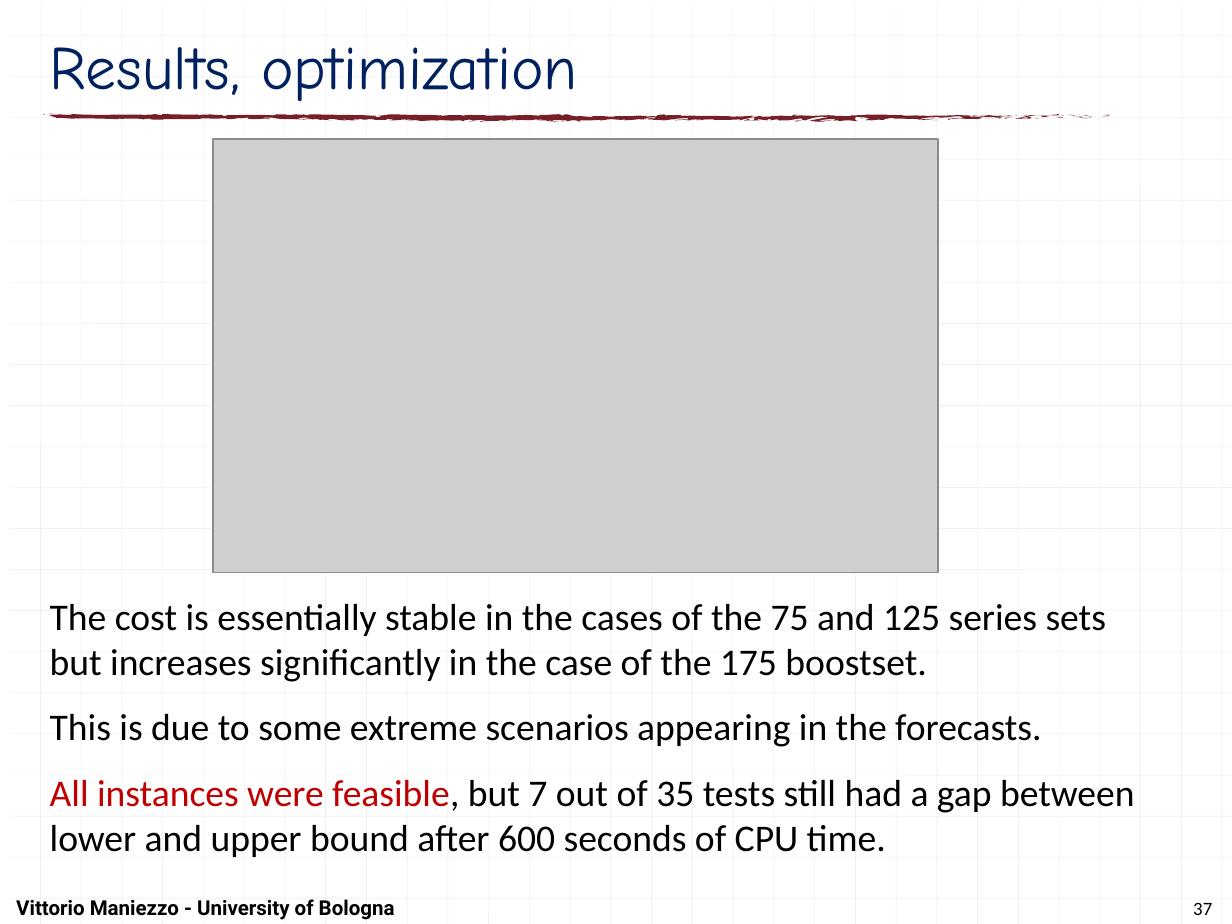
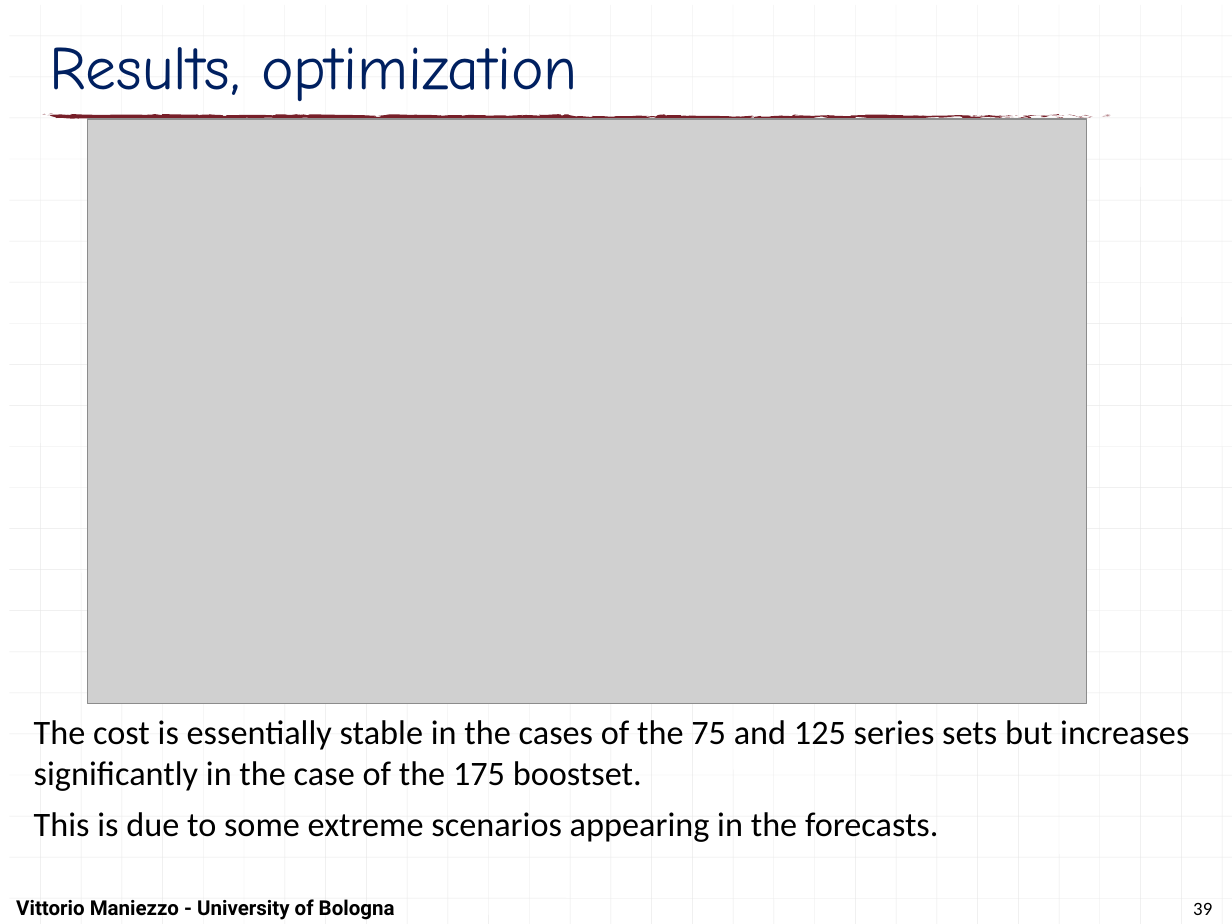
Before and after one commit to maniezzo/GDOforecast, a slide deck: slide 39 of doc/Schedulingseminar/schedulingSeminarXdock.pptx (slide 37 before the commit). Drawn at 1232x924 pixels with LibreOffice and Linux fonts; fonts in the diff are those of the drawing; grey boxes stand for pictures. Boxes give left, top, right and bottom in pixels: in the first picture for what was removed or moved away, otherwise in the second. Text is boxed around its words. In the diff, an @@ line names an element or a change of style, - is before the commit and + after.

```diff
--- a/doc/Schedulingseminar/schedulingSeminarXdock.pptx
+++ b/doc/Schedulingseminar/schedulingSeminarXdock.pptx
@@ picture: place and size @@
-picture at (213, 139, 938, 573)
+picture at (87, 120, 1087, 705)
@@ text "The cost is essentially stable ...": place and size @@
-text "The cost is essentially stable ..." at (50, 604, 1134, 857)
+text "The cost is essentially stable ..." at (34, 720, 1189, 842)
@@ text "The cost is essentially stable ..." at (34, 720, 1189, 842): size 22 to 20 pt; less space between paragraphs @@
@@ text at (50, 779, 1134, 857): paragraph removed @@
-All instances were feasible, but 7 out of 35 tests still had a gap between lower and upper bound after 600 seconds of CPU time.
@@ page number at (1193, 902, 1212, 915): text changed @@
-37
+39
```
Also in this commit, not shown: 13 other slides changed, 2 slides added, 3 slides removed.
